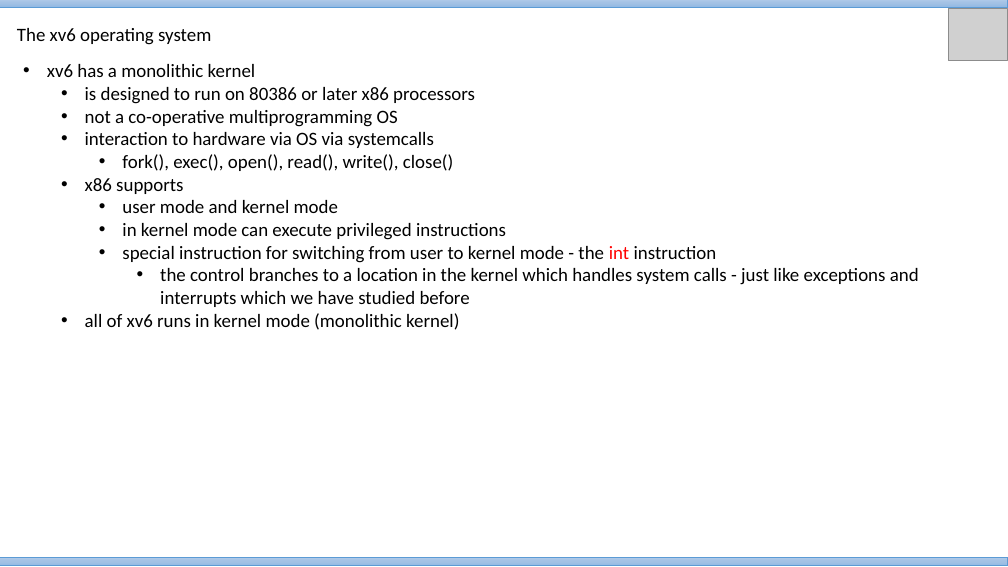
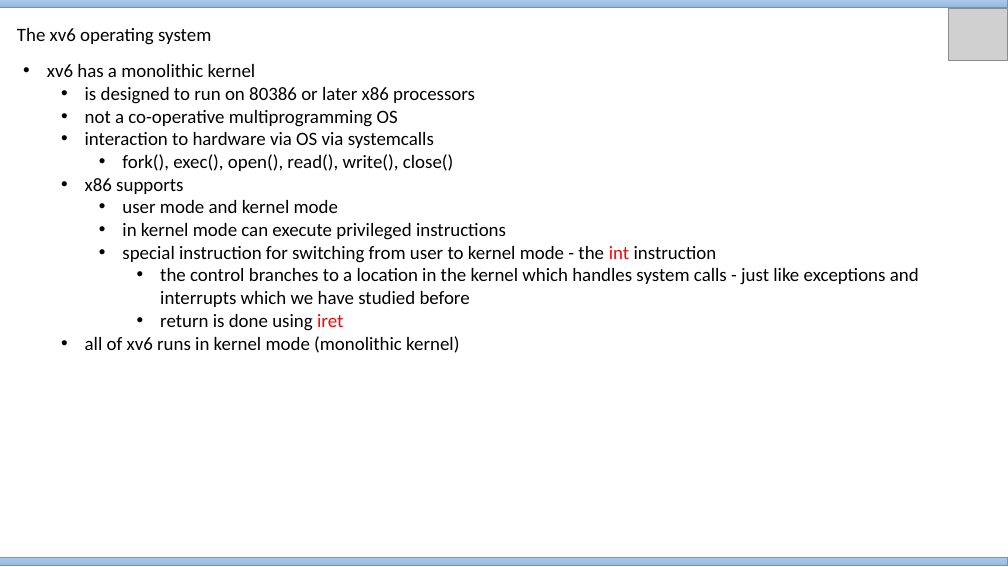
Before and after one commit to VineethBS/vineethbs.github.io, a slide deck: slide 6 of 2017_AV224/Material/Lecture_29.pptx. Drawn at 1008x567 pixels with LibreOffice and Linux fonts; fonts in the diff are those of the drawing; grey boxes stand for pictures. Boxes give left, top, right and bottom in pixels: in the first picture for what was removed or moved away, otherwise in the second. Text is boxed around its words. In the diff, an @@ line names an element or a change of style, - is before the commit and + after.

```diff
--- a/2017_AV224/Material/Lecture_29.pptx
+++ b/2017_AV224/Material/Lecture_29.pptx
@@ text at [160,314,343,331]: paragraph added @@
+      • return is done using iret
```
Also in this commit, not shown: 2 slides added, 10 slides removed, 4 other files.
